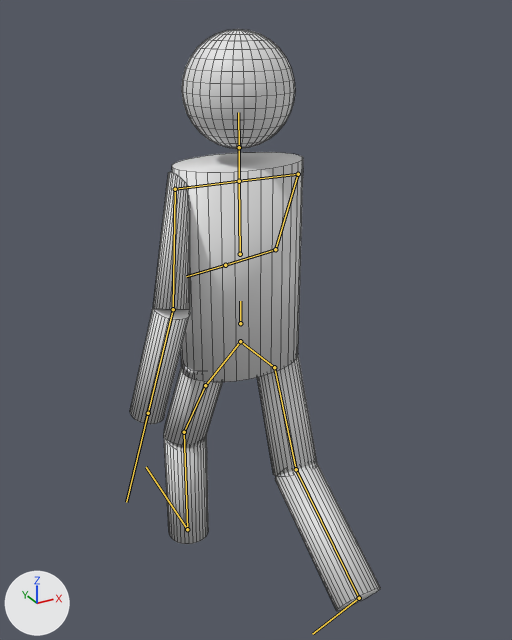
The FBX model Content/Resources/Character02.fbx: old version first, new version second.
Camera for both pictures: a 50 mm lens placed at (-0.47, -0.904, 0.879), pointed at (0.015, -0.023, 0.439). Lighting does not change. The marker at lower left points along +X, +Y and +Z. Both versions are drawn at frame 1 of the action 'Character|walk'; the numbers are the values there. The bones that bend it are drawn over the model as lines. Mesh edges are drawn as thin lines.
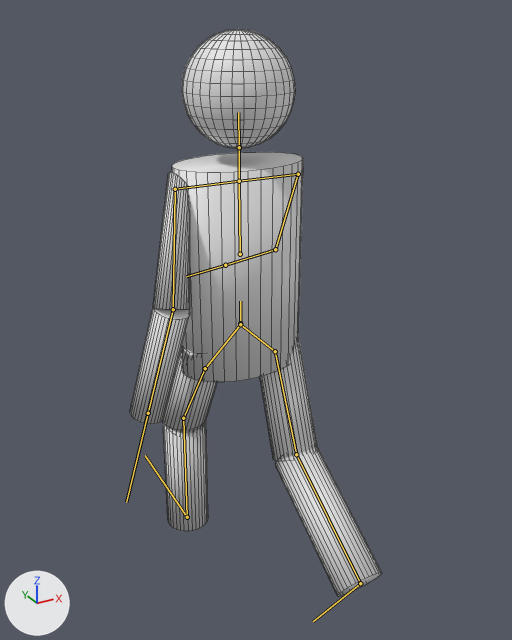
The change, as JSON lines over the scene's bpy script:
```json
{"block": "bone_pelvis_l", "where": "bone_pelvis_l = bpy.data.objects['Character'].pose.bones['pelvis_l']  # child of 'spine01'"}
{"op": "set", "path": "bone_pelvis_l.location", "old": "(0.0, 0.22, -0.22)", "new": "(0.0, 0.01, -0.01)"}
{"block": "bone_pelvis_r", "where": "bone_pelvis_r = bpy.data.objects['Character'].pose.bones['pelvis_r']  # child of 'spine01'"}
{"op": "set", "path": "bone_pelvis_r.location", "old": "(0.0, 0.22, -0.22)", "new": "(0.0, 0.01, -0.01)"}
```

What differs and where, as boxes (x1, y1, x2, y2) in the pictures (512 x 640 px):
```json
{"object": "mesh", "change": "posed", "before": [130, 29, 381, 611], "after": [130, 29, 382, 596]}
{"bone": "pelvis_l", "before": "(240, 341) to (205, 385)", "after": "(240, 324) to (205, 368)"}
{"bone": "pelvis_r", "before": "(240, 341) to (274, 367)", "after": "(240, 324) to (275, 351)"}
```
